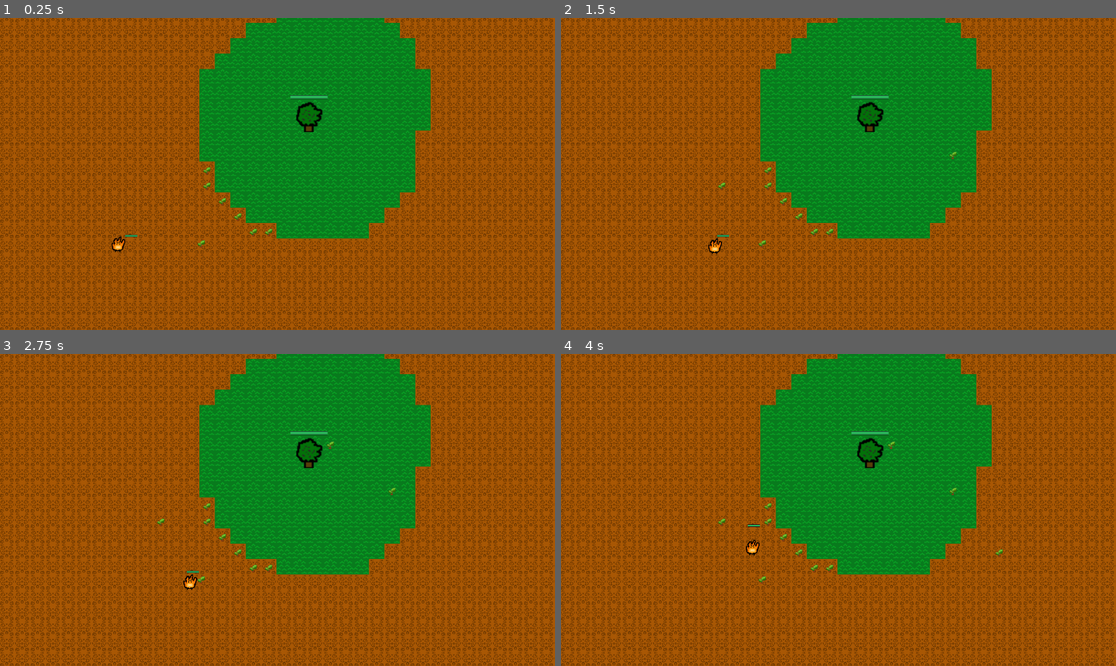
Above: before the commit, frames 1-4 (two rows, left to right).
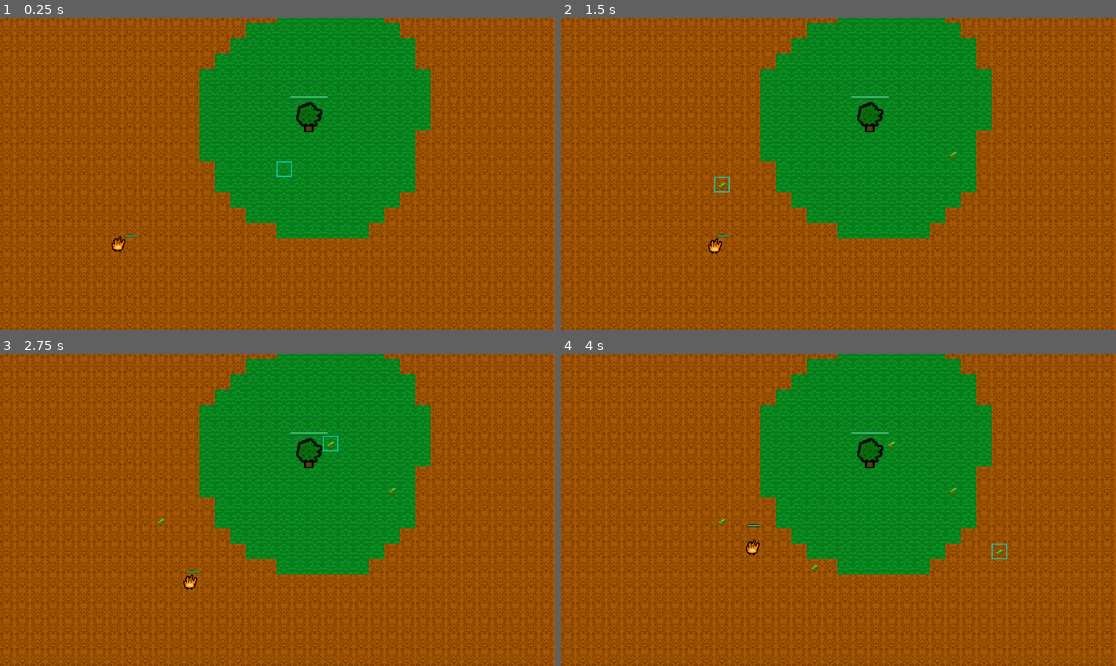
Above: after the commit, the same moments.

Repository: nmarch213/piratejam
Game: Godot game, scene res://main.tscn
The game is run twice, just before and just after one commit, with the same random seed, the same clock (stepped at 60 frames per second) and the same inputs.
Inputs (mouse positions are in pixels of both pictures, inside the frame that each line leads up to):
- Up to frame 1 (0.25 s): no input
- Up to frame 2 (1.5 s): tap Enter at 0.5 s; move the mouse to (960, 158) at 0.52 s; right-click (960, 158) at 0.6 s; tap Space at 1.25 s; move the mouse to (727, 189) at 1.27 s; right-click (727, 189) at 1.35 s
- Up to frame 3 (2.75 s): move the mouse to (333, 441) at 2.02 s; right-click (333, 441) at 2.1 s
- Up to frame 4 (4 s): move the mouse to (810, 572) at 2.77 s; right-click (810, 572) at 2.85 s; move the mouse to (1005, 556) at 3.52 s; right-click (1005, 556) at 3.6 s

The runs differ from the first frame. In frame 1, 0.2% of the frame differs, in the area x 35-53%, y 45-74%; in frame 2, 0.2%; in frame 3, 0.2%; in frame 4, 0.1%.

Commit message:
fix grid placement overlay

Diff:
--- a/TilemMap.gd
+++ b/TileMap.gd
@@ -11,4 +11,4 @@
 	var tile := local_to_map(get_local_mouse_position())
 	clear_layer(LAYER.GRID)
 	if tile:
-		set_cell(LAYER.GRID, tile, 1, Vector2i(0,0), 0)
+		set_cell(LAYER.GRID, tile, 4, Vector2i(1,0), 0)
--- a/main.gd
+++ b/main.gd
@@ -63,5 +63,5 @@
 	# 3 is the layer
 	# source ID in godot is 3,
 	# 1 is the Alternate ID for the sapling
-	tile_map.set_cell(3, tile_pos, 3, Vector2(0,0), 1)
+	tile_map.set_cell(tile_map.LAYER.TOWERS, tile_pos, 3, Vector2(0,0), 1)
 	astar_grid.set_point_solid(tile_pos, true)
--- a/main.tscn
+++ b/main.tscn
@@ -1,9 +1,10 @@
-[gd_scene load_steps=10 format=3 uid="uid://dfhenhhamjbxb"]
+[gd_scene load_steps=11 format=3 uid="uid://dfhenhhamjbxb"]
 
 [ext_resource type="Script" path="res://main.gd" id="1_l6jnq"]
 [ext_resource type="PackedScene" uid="uid://bkthjsnqioj06" path="res://tree/MotherTree.tscn" id="3_gu0s8"]
 [ext_resource type="PackedScene" uid="uid://18pm78o3k5ov" path="res://enemies/ember/ember.tscn" id="4_7yun8"]
 [ext_resource type="Texture2D" uid="uid://cp3gbwlvw3fxu" path="res://tilemap.png" id="4_xhmo5"]
+[ext_resource type="Script" path="res://TileMap.gd" id="6_4650s"]
 [ext_resource type="PackedScene" uid="uid://duq3nd4a5fk7e" path="res://towers/sapling/sapling.tscn" id="6_moqds"]
 
 [sub_resource type="TileSetScenesCollectionSource" id="TileSetScenesCollectionSource_dfxfv"]
@@ -62,9 +63,7 @@
 layer_1/name = "spreading grass"
 layer_1/tile_data = PackedInt32Array()
 layer_2/name = "towers"
-layer_2/tile_data = PackedInt32Array(1900578, 3, 65536, 1900577, 3, 65536, 1835040, 3, 65536, 1769503, 3, 65536, 1703966, 3, 65536, 1638430, 3, 65536)
+layer_2/tile_data = PackedInt32Array()
 layer_3/name = "building grid"
 layer_3/tile_data = PackedInt32Array()
-
-[node name="Sapling" parent="." instance=ExtResource("6_moqds")]
-position = Vector2(964, 968)
+script = ExtResource("6_4650s")
